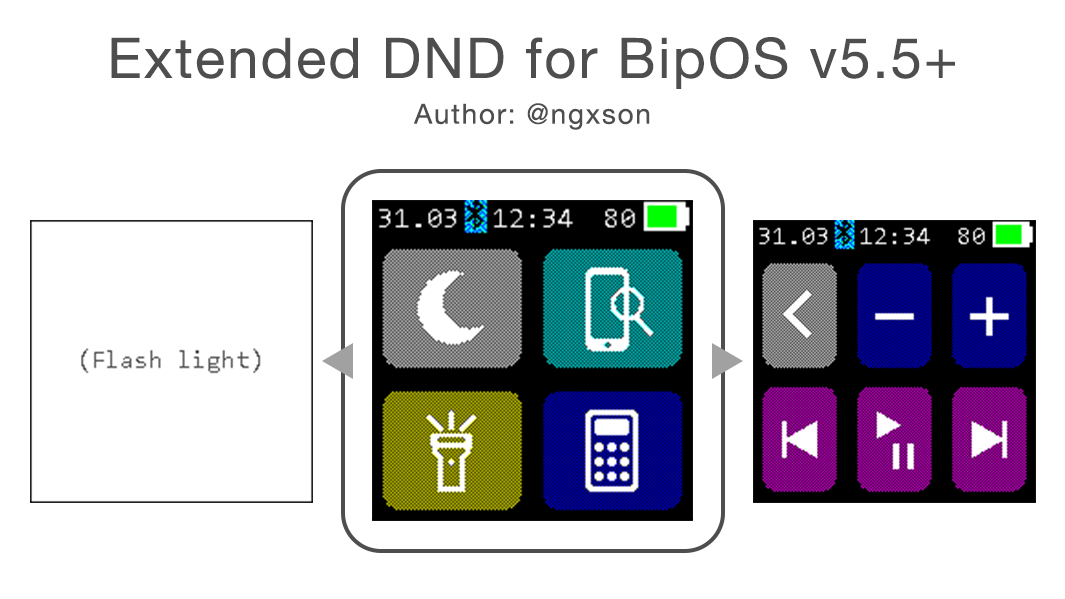
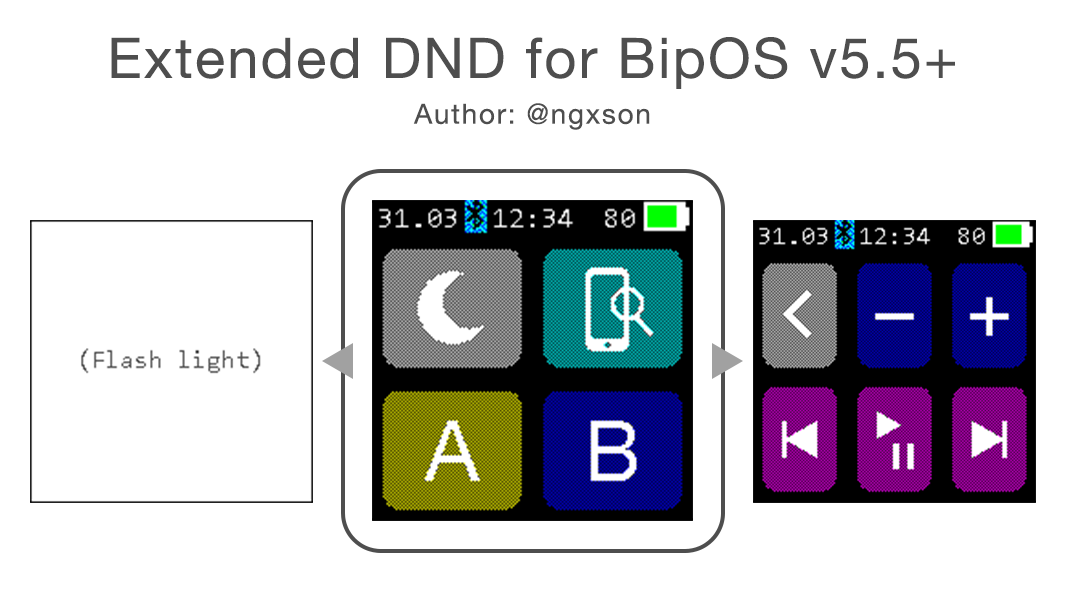
Comparing the layer stacks of the two 1065x599 images. Changes:
painted on "main" over [422, 390, 681, 509]
